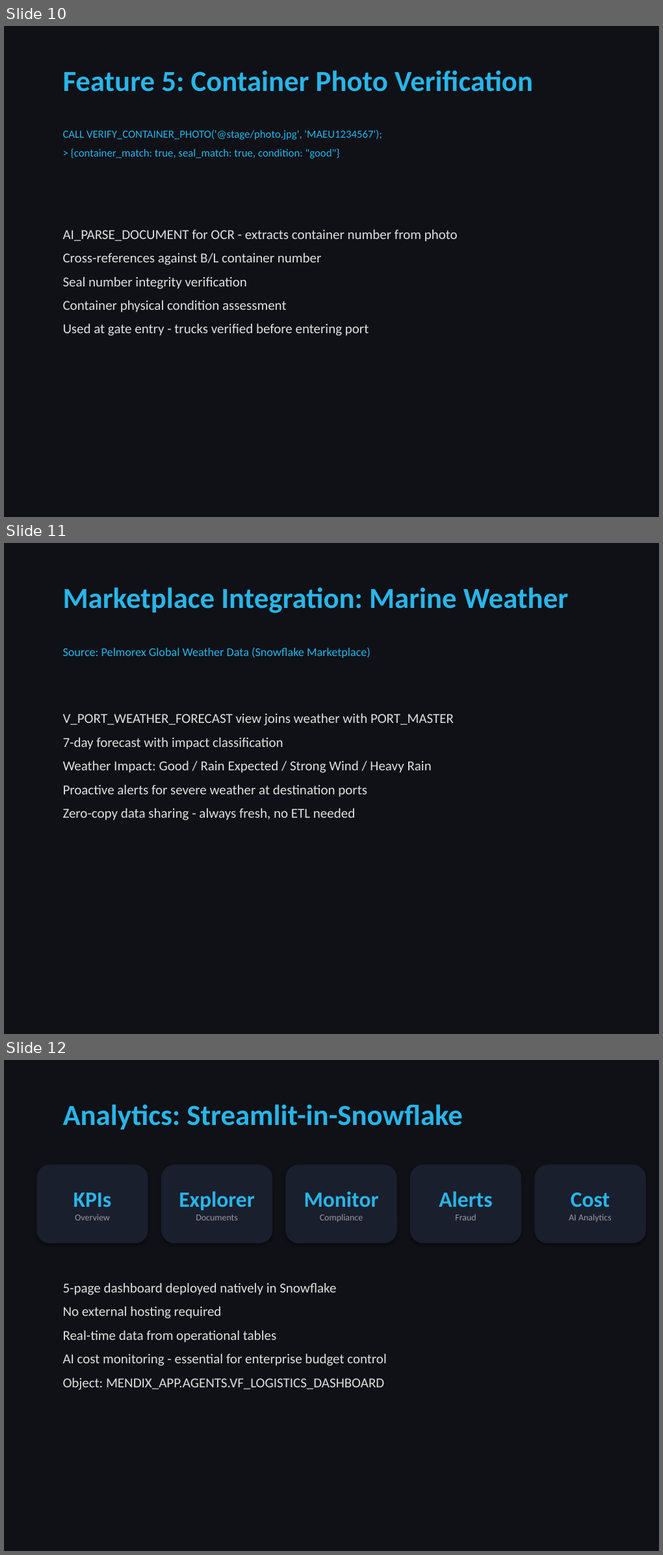
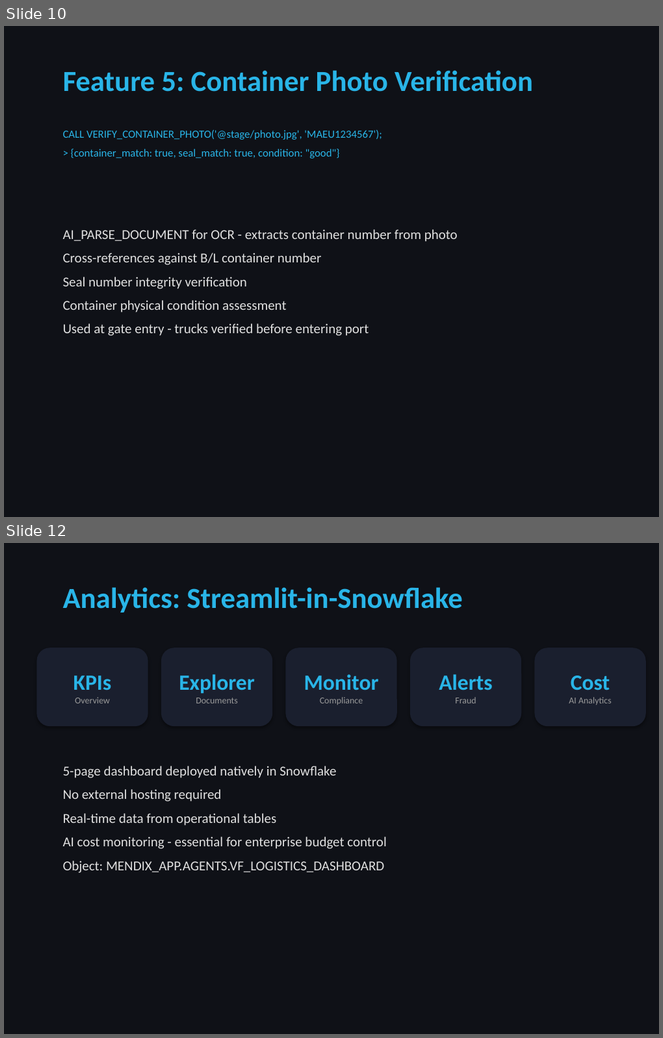
Before and after one commit to hoachauphuoc/vf-logistics-seaport, a slide deck: VF_Logistics_Presentation.pptx. Shown one above the other, each under a label of ours: slides 10, 11 and 12 before the commit, slides 10 and 12 after it; the slides between them are not shown. The pictures are 663x1555 and 663x1038 pixels, drawn with LibreOffice and Linux fonts; fonts in the diff are those of the drawing. Boxes give left, top, right and bottom in pixels: in the first picture for what was removed or moved away, otherwise in the second. Text is boxed around its words. In the diff, an @@ line names an element or a change of style, - is before the commit and + after.

Commit message:
Final hackathon submission: AI Auto-Explain, OCR demo, Email Notifications, Dynamic Tables, Batch SPs, data-grounded AI Chat, 10 Tasks, CSV export, i18n, security hardening. 27 SPs, 8 UDFs, 3 DTs, 10 Tasks. Built 100%% with CoCo CLI.

```diff
--- a/VF_Logistics_Presentation.pptx
+++ b/VF_Logistics_Presentation.pptx
@@ slide 11 removed at <box>4,543,659,1034</box>, background #0F1117 @@
@@ text removed at <box>63,587,568,613</box> @@
-Marketplace Integration: Marine Weather
@@ text removed at <box>63,648,371,658</box> @@
-Source: Pelmorex Global Weather Data (Snowflake Marketplace)
@@ text removed at <box>63,713,454,821</box> @@
-V_PORT_WEATHER_FORECAST view joins weather with PORT_MASTER
-7-day forecast with impact classification
-Weather Impact: Good / Rain Expected / Strong Wind / Heavy Rain
-Proactive alerts for severe weather at destination ports
-Zero-copy data sharing - always fresh, no ETL needed
```
Also in this commit, not shown: 3 slides changed, 3 slides added, 1 other slide removed, 55 other files.
